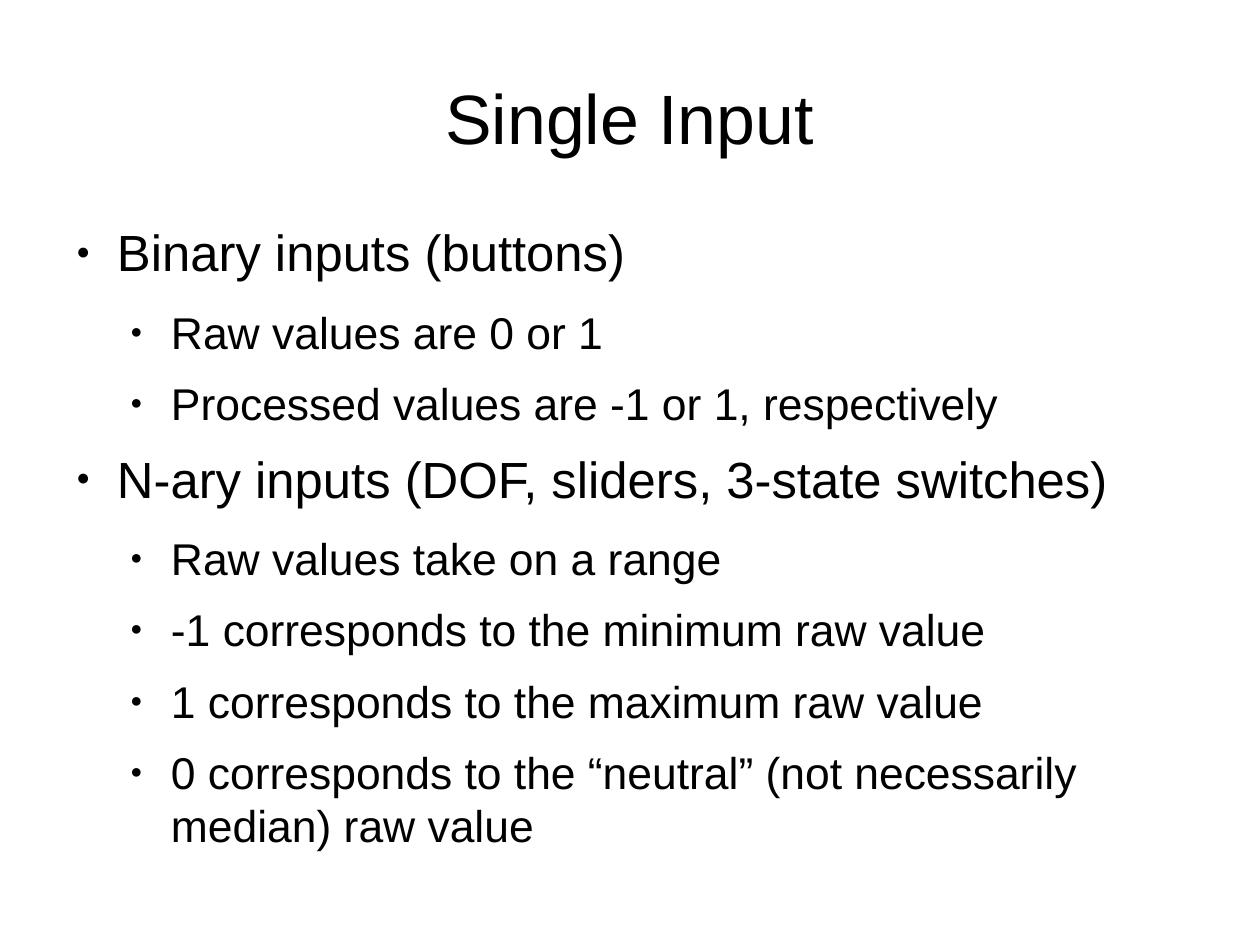
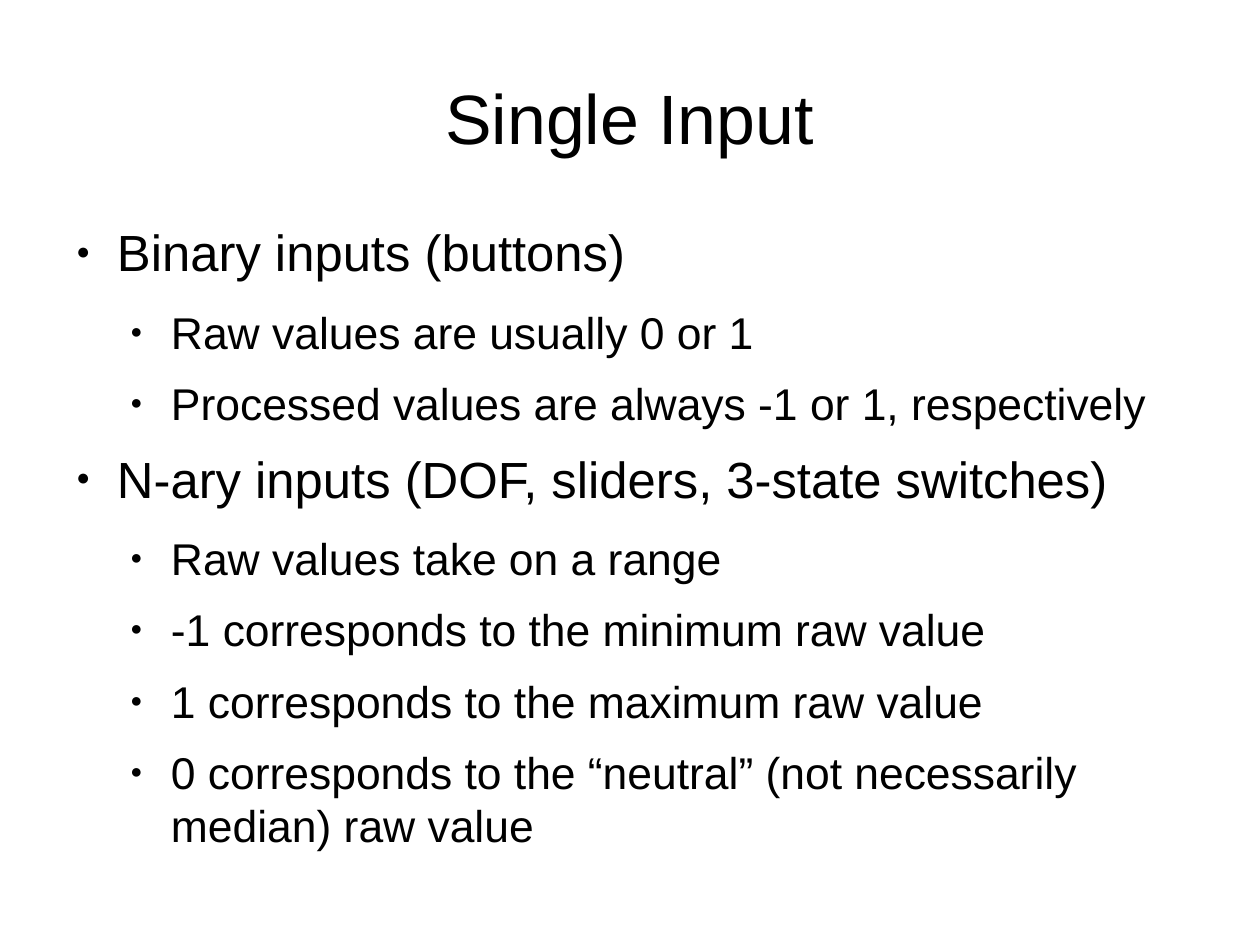
Before and after one commit to nasa/IDF, a slide deck: slide 11 of docs/TechnicalOverview.odp. Drawn at 1260x945 pixels with LibreOffice and Linux fonts; fonts in the diff are those of the drawing. Boxes give left, top, right and bottom in pixels: in the first picture for what was removed or moved away, otherwise in the second. Text is boxed around its words. In the diff, an @@ line names an element or a change of style, - is before the commit and + after.

```diff
--- a/docs/TechnicalOverview.odp
+++ b/docs/TechnicalOverview.odp
@@ text at <box>171,316,1145,429</box>: text changed @@
-  ● Raw values are 0 or 1
-  ● Processed values are -1 or 1, respectively
+  ● Raw values are usually 0 or 1
+  ● Processed values are always -1 or 1, respectively
```
Also in this commit, not shown: 1 other slide changed.
